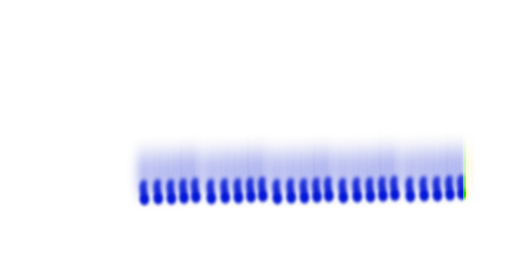
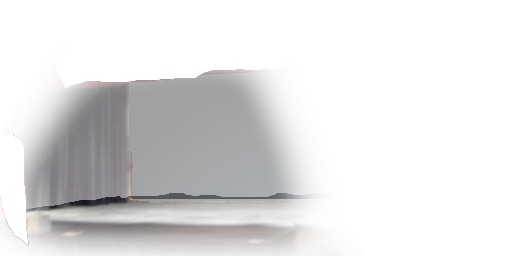
Two versions of the same layered image (512 × 256). Layer-by-layer changes:
hid "New Layer copy#2" over [126,129,475,215]
added layer "Background copy" above "Background" over [0,58,364,256]
